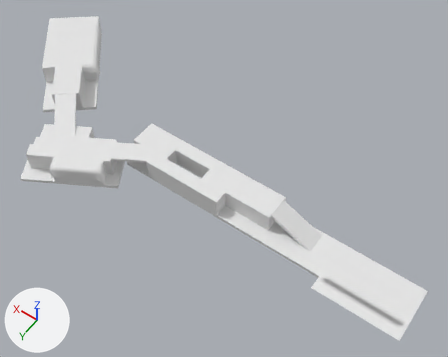
The FBX model Content/Placeable/RoadModule/D2/SM_RoadModule_D2.fbx: old version first, new version second.
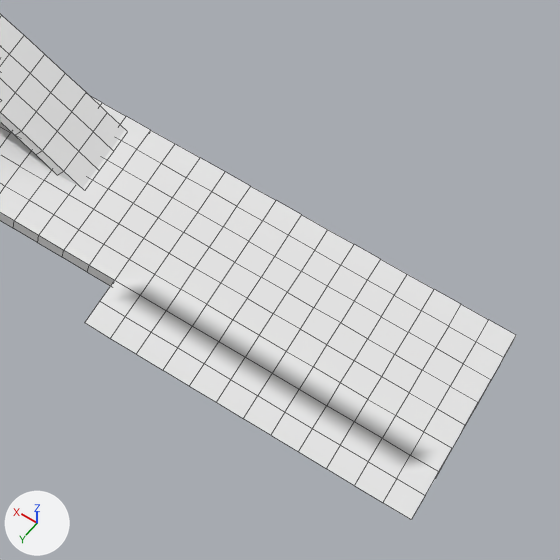
Each version appears first whole from a camera (50 mm lens) standing at (-0.7, 40.4, 69.3) and looking at (30.4, -3.1, 1.0), and next in a close-up on the part from 64% to 98% of the width and 56% to 99% of the height. The axes (+X, +Y, +Z) are drawn at lower left. The lights are the same throughout. The close-ups show mesh edges as thin lines. Objects named as collision shapes, trigger or cutter boxes, shadow casters or lower levels of detail are left out. Where no turn or scale is listed for an object, it has been applied to the vertices. Vertices at the same position are counted once.

Objects in the first close-up: 'road'.
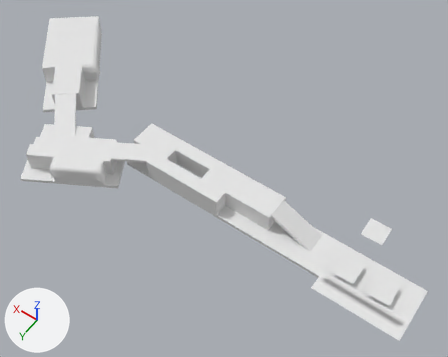
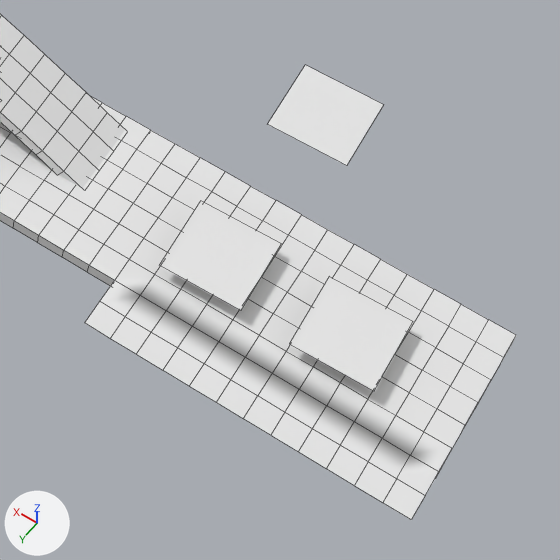
Patch to the scene script:
```diff
--- a/Content/Placeable/RoadModule/D2/SM_RoadModule_D2.fbx.py
+++ b/Content/Placeable/RoadModule/D2/SM_RoadModule_D2.fbx.py
@@ me_transform5_005 @@
 me_transform5_005.from_pydata(...)  # 1789 vertices, 1585 faces; spans x 0.0..7133.0, y -1619.0..1305.0, z -50.0..517.0
 # used by ob_road; location = (0.0, 0.0, 0.0); scale = (0.01, 0.01, 0.01)
 # verts and faces of me_transform5_005; kept vertices keep their numbers, new ones are numbered from 1789
+# me_transform5_005 part 1
+verts[1789] = (291.0, 106.0, 76.0)  # pixel (374, 391)
+verts[1790] = (1091.0, 106.0, 76.0)  # pixel (159, 265)
+verts[1791] = (755.0, -620.0, 76.0)  # pixel (346, 165)
+for new, old in zip([1792, 1793, 1794], [1789, 1790, 1791]): verts[new] = verts[old] + (9.0, -306.0, 0.0)
+verts[1795] = (606.0, -191.0, 76.0)  # pixel (329, 276)
+verts[1796] = (597.0, 114.0, 76.0)  # pixel (289, 343)
+verts[1797] = (794.0, -209.0, 76.0)  # pixel (281, 243)
+verts[1798] = (786.0, 97.0, 76.0)  # pixel (240, 310)
+verts[1799] = (1061.0, -612.0, 76.0)  # pixel (267, 124)
+verts[1800] = (1069.0, -917.0, 76.0)  # pixel (305, 64)
+faces += [(1789, 1792, 1795, 1796), (1790, 1798, 1797, 1793), (1791, 1794, 1800, 1799)]
 me_transform5_005.materials.append(mat_masked)
```

Changed parts and their boxes (x1, y1, x2, y2) in the close-ups (560 x 560 px):
part 1 of me_transform5_005, added: after (159, 65, 413, 391)
